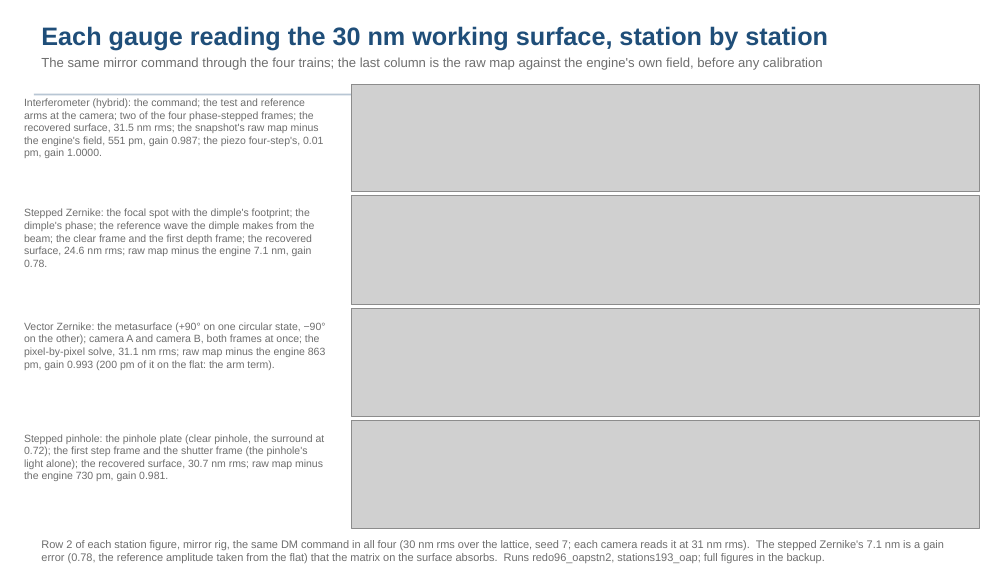
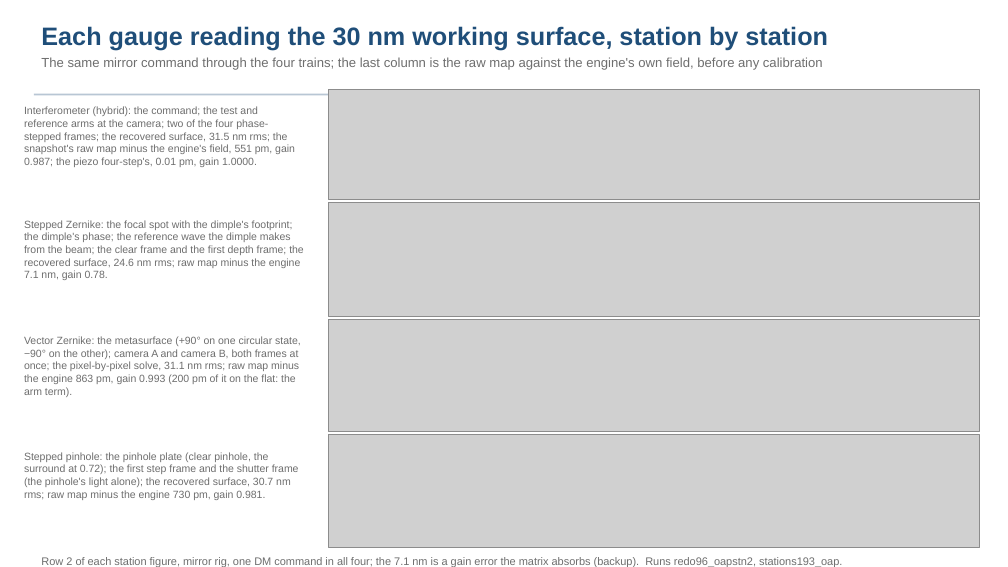
Before and after one commit to nasa-jpl/macos, a slide deck: slide 11 of demo_session/deck_gauges_short_baseline.pptx. Drawn at 1008x567 pixels with LibreOffice and Linux fonts; fonts in the diff are those of the drawing; grey boxes stand for pictures. Boxes give left, top, right and bottom in pixels: in the first picture for what was removed or moved away, otherwise in the second. Text is boxed around its words. In the diff, an @@ line names an element or a change of style, - is before the commit and + after.

```diff
--- a/demo_session/deck_gauges_short_baseline.pptx
+++ b/demo_session/deck_gauges_short_baseline.pptx
@@ picture: place and size @@
-picture at (352, 85, 979, 191)
+picture at (329, 89, 979, 200)
@@ text "Interferometer (hybrid): the command; the ..." rewrapped from (24, 98, 323, 158) to (24, 106, 295, 167) @@
@@ picture: place and size @@
-picture at (352, 195, 979, 305)
+picture at (329, 203, 979, 316)
@@ text "Stepped Zernike: the focal spot ..." rewrapped from (24, 208, 315, 267) to (24, 220, 304, 280) @@
@@ picture: place and size @@
-picture at (352, 309, 979, 417)
+picture at (329, 319, 979, 432)
@@ text "Vector Zernike: the metasurface (+90° ..." rewrapped from (24, 322, 326, 370) to (24, 336, 301, 397) @@
@@ text "Stepped pinhole: the pinhole plate ..." rewrapped from (24, 434, 325, 481) to (24, 452, 299, 500) @@
@@ picture: place and size @@
-picture at (352, 420, 979, 529)
+picture at (329, 435, 979, 547)
@@ text at (41, 557, 842, 567): text changed @@
-Row 2 of each station figure, mirror rig, the same DM command in all four (30 nm rms over the lattice, seed 7; each camera reads it at 31 nm rms). The stepped Zernike's 7.1 nm is a gain error (0.78, the reference amplitude taken from the flat) that the matrix on the surface absorbs. Runs redo96_oapstn2, stations193_oap; full figures in the backup.
+Row 2 of each station figure, mirror rig, one DM command in all four; the 7.1 nm is a gain error the matrix absorbs (backup). Runs redo96_oapstn2, stations193_oap.
```
Also in this commit, not shown: 3 other slides changed, 1 slide added, 1 slide removed, 4 other files.
